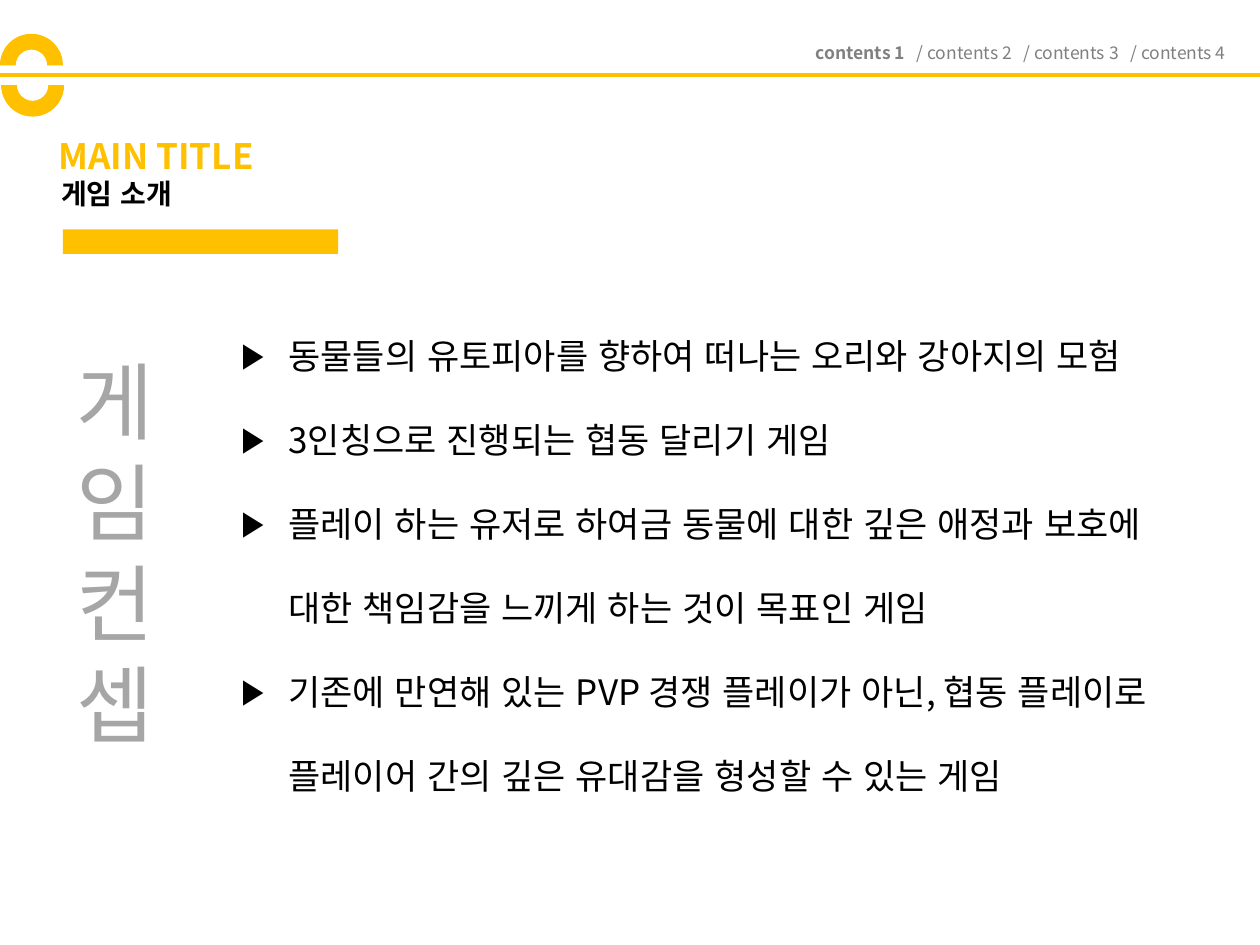
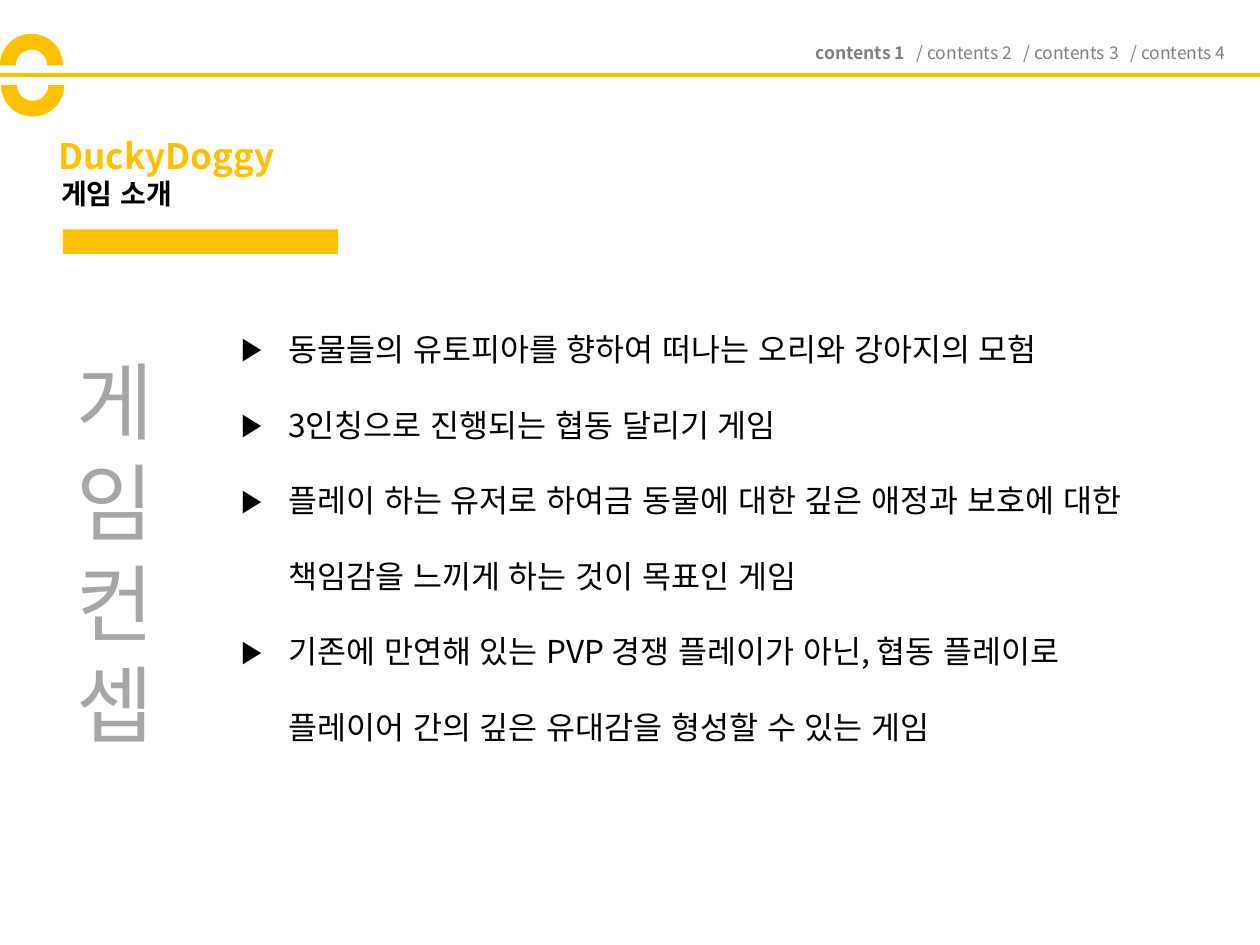
Before and after one commit to codnsj81/HuffAndPuff, a slide deck: slide 5 of 기획 문서/181206_DuckyDoggy_기획서_(ver1).pptx. Drawn at 1260x945 pixels with LibreOffice and Linux fonts; fonts in the diff are those of the drawing. Boxes give left, top, right and bottom in pixels: in the first picture for what was removed or moved away, otherwise in the second. Text is boxed around its words. In the diff, an @@ line names an element or a change of style, - is before the commit and + after.

```diff
--- a/기획 문서/181206_DuckyDoggy_기획서_(ver1).pptx
+++ b/기획 문서/181206_DuckyDoggy_기획서_(ver1).pptx
@@ title at [58,141,274,178]: text changed @@
-MAIN TITLE
+DuckyDoggy
@@ text "동물들의 유토피아를 향하여 떠나는 오리와 ..." at [288,334,1121,742]: size 20 to 18 pt @@
```
Also in this commit, not shown: 7 other slides changed, 1 slide added.
